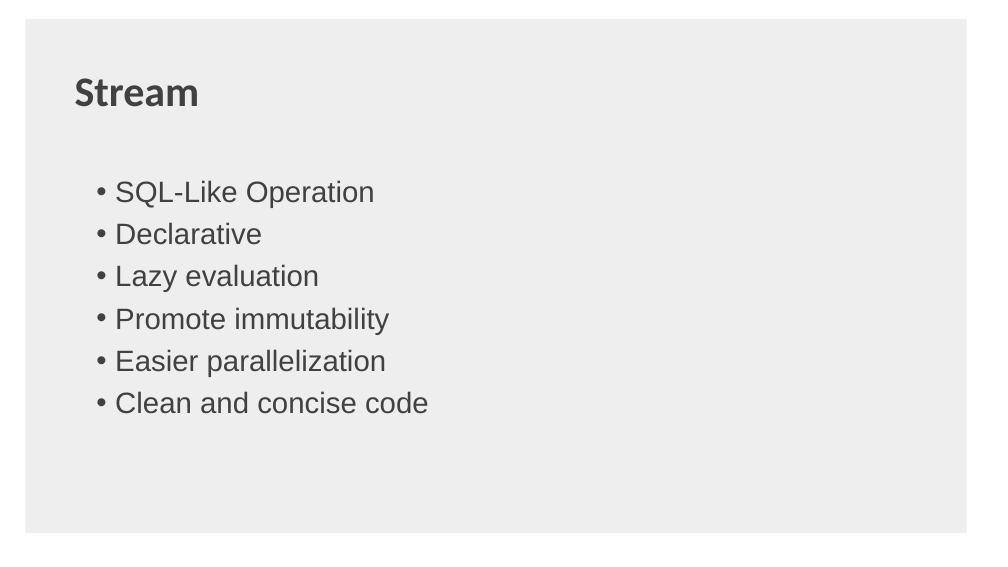
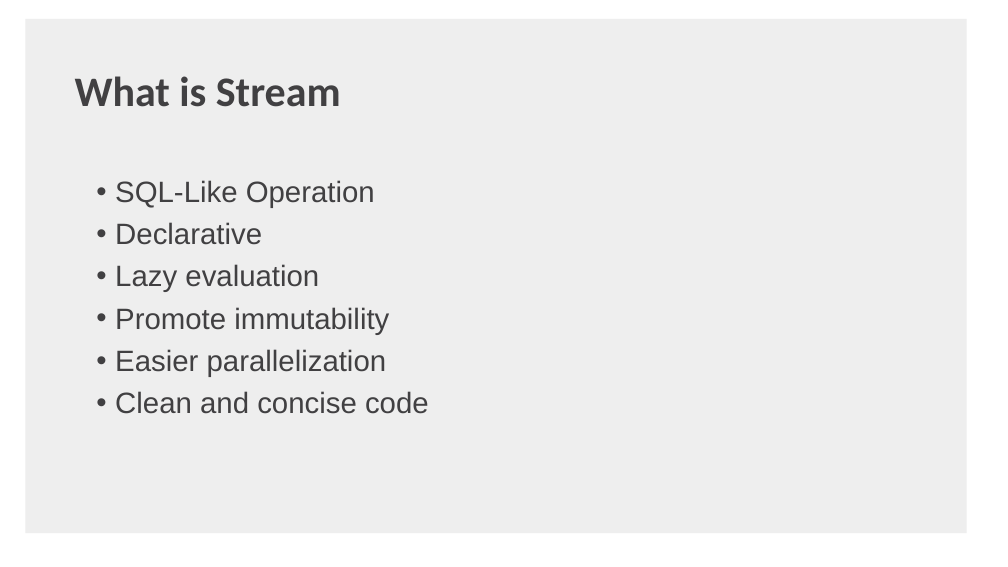
Before and after one commit to shaojie-xu-kp/Java8_lunch_learn, a slide deck: slide 23 of Java 8 & TDP.pptx. Drawn at 1008x567 pixels with LibreOffice and Linux fonts; fonts in the diff are those of the drawing; background and template pictures are left out. Boxes give left, top, right and bottom in pixels: in the first picture for what was removed or moved away, otherwise in the second. Text is boxed around its words. In the diff, an @@ line names an element or a change of style, - is before the commit and + after.

```diff
--- a/Java 8 & TDP.pptx
+++ b/Java 8 & TDP.pptx
@@ text at [75,76,341,107]: text changed @@
-Stream
+What is Stream
```
Also in this commit, not shown: 16 other slides changed, 1 slide added, 3 slides removed, 2 other files.
